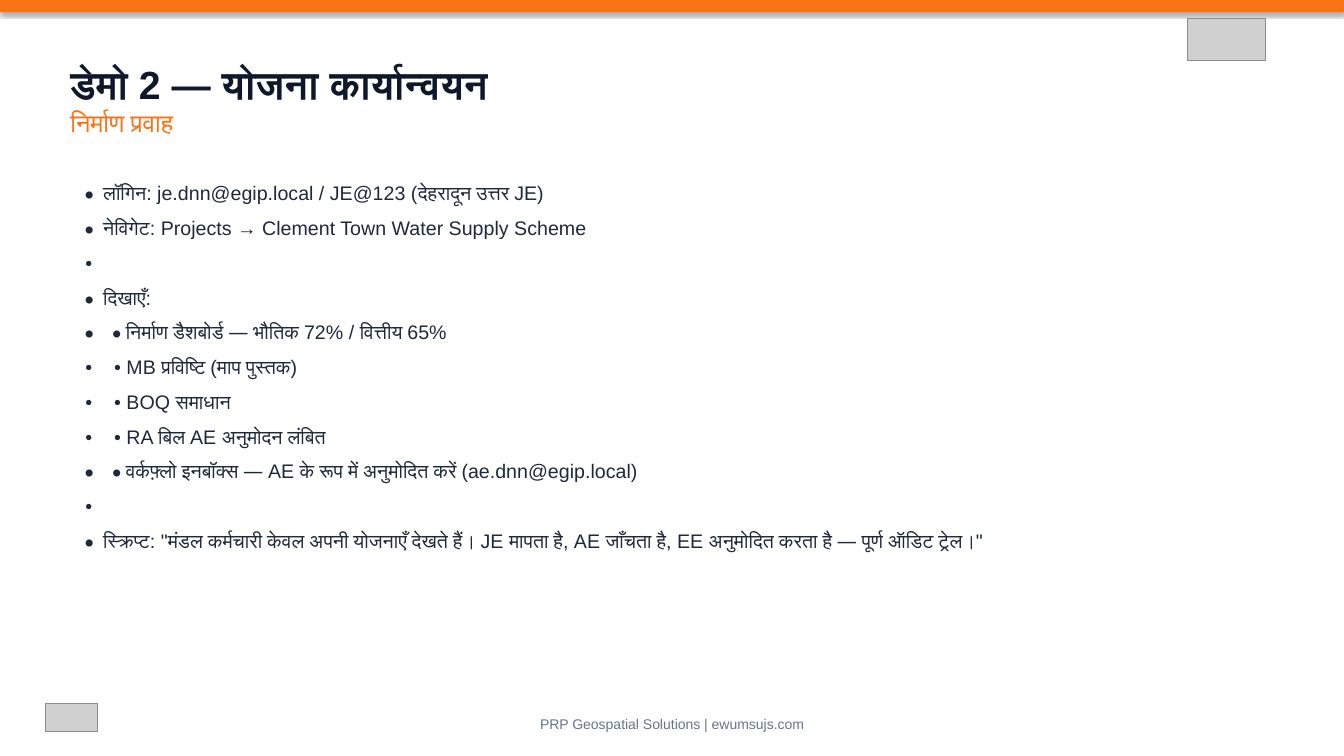
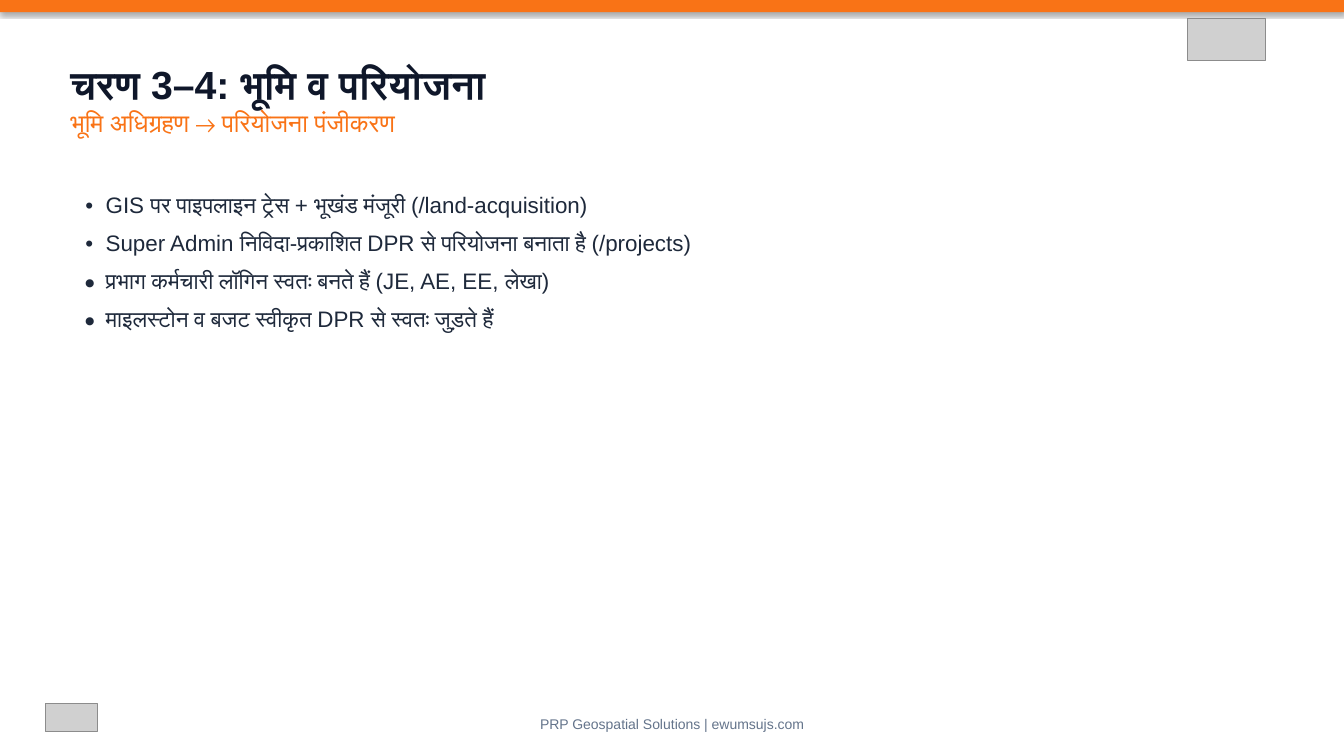
Before and after one commit to geospatialprp-dotcom/EWUMS, a slide deck: slide 6 of docs/ujs-presentation/EWUMS-UJS-Presentation-Hindi.pptx (slide 9 before the commit). Drawn at 1344x756 pixels with LibreOffice and Linux fonts; fonts in the diff are those of the drawing; grey boxes stand for pictures. Boxes give left, top, right and bottom in pixels: in the first picture for what was removed or moved away, otherwise in the second. Text is boxed around its words. In the diff, an @@ line names an element or a change of style, - is before the commit and + after.

```diff
--- a/docs/ujs-presentation/EWUMS-UJS-Presentation-Hindi.pptx
+++ b/docs/ujs-presentation/EWUMS-UJS-Presentation-Hindi.pptx
@@ text at box(70, 68, 485, 139): text changed; size 28 to 18 pt; text colour #0F172A to #F97316; bold off @@
-डेमो 2 — योजना कार्यान्वयन
-निर्माण प्रवाह
+चरण 3–4: भूमि व परियोजना
+भूमि अधिग्रहण → परियोजना पंजीकरण
@@ text at box(106, 196, 691, 333): text changed; size 14 to 16 pt @@
-• लॉगिन: je.dnn@egip.local / JE@123 (देहरादून उत्तर JE)
-• नेविगेट: Projects → Clement Town Water Supply Scheme
-•
-• दिखाएँ:
-• • निर्माण डैशबोर्ड — भौतिक 72% / वित्तीय 65%
-• • MB प्रविष्टि (माप पुस्तक)
-• • BOQ समाधान
-• • RA बिल AE अनुमोदन लंबित
-• • वर्कफ़्लो इनबॉक्स — AE के रूप में अनुमोदित करें (ae.dnn@egip.local)
-•
-• स्क्रिप्ट: "मंडल कर्मचारी केवल अपनी योजनाएँ देखते हैं। JE मापता है, AE जाँचता है, EE अनुमोदित करता है — पूर्ण ऑडिट ट्रेल।"
+• GIS पर पाइपलाइन ट्रेस + भूखंड मंजूरी (/land-acquisition)
+• Super Admin निविदा-प्रकाशित DPR से परियोजना बनाता है (/projects)
+• प्रभाग कर्मचारी लॉगिन स्वतः बनते हैं (JE, AE, EE, लेखा)
+• माइलस्टोन व बजट स्वीकृत DPR से स्वतः जुड़ते हैं
```
Also in this commit, not shown: 7 other slides changed, 3 other files.
